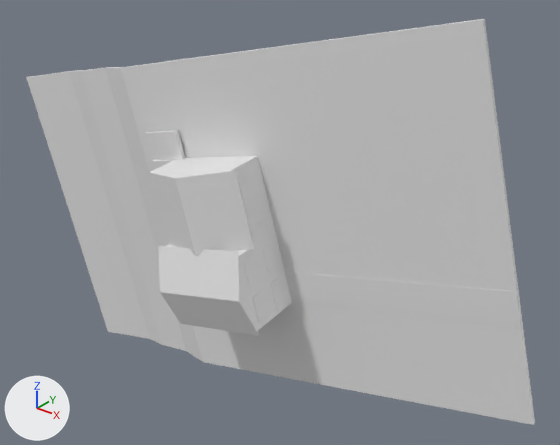
The OBJ model Datasets/NormalizedShapes/Data_sampled_resampled_normalized/House/m439_normalized.obj as it was, and as the next commit left it.
Before and after are seen from a 50 mm camera at (0.746, -0.781, 0.553) aimed at (0.072, 0.063, 0.03). Every picture has the same lights, and +X, +Y and +Z are marked at lower left. The first picture is the older version. Where no turn or scale is listed for an object, it has been applied to the vertices.

The first picture shows 'm439_normalized'.
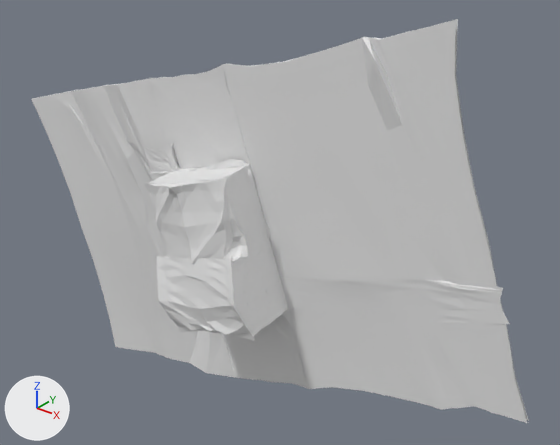
Location of each change, [x1, y1, x2, y2] in pixels of the pictures (560 x 445 px):
'm439_normalized', reshaped
    before: [26, 19, 535, 425]
    after: [31, 19, 529, 423]
part 1 of me_m439_normalized, rebuilt
    before: [383, 19, 535, 425]
    after: [362, 19, 529, 423]
part 2 of me_m439_normalized, rebuilt (not visible before)
    after: [224, 241, 309, 389]
part 3 of me_m439_normalized, rebuilt
    before: [284, 271, 521, 327]
    after: [280, 278, 510, 334]
part 4 of me_m439_normalized, rebuilt
    before: [121, 63, 234, 368]
    after: [118, 78, 236, 378]
part 5 of me_m439_normalized, rebuilt (9% wider)
    before: [240, 236, 286, 330]
    after: [233, 243, 283, 336]
part 6 of me_m439_normalized, rebuilt
    before: [26, 71, 149, 339]
    after: [31, 91, 155, 353]
part 7 of me_m439_normalized, rebuilt
    before: [69, 70, 162, 345]
    after: [71, 89, 167, 358]
part 8 of me_m439_normalized, rebuilt
    before: [167, 244, 249, 257]
    after: [165, 255, 243, 263]
part 9 of me_m439_normalized, rebuilt
    before: [173, 156, 257, 161]
    after: [173, 159, 251, 172]
part 10 of me_m439_normalized, rebuilt
    before: [154, 52, 258, 158]
    after: [148, 65, 250, 169]
part 11 of me_m439_normalized, rebuilt (29% taller)
    before: [151, 159, 251, 172]
    after: [149, 167, 244, 184]
part 12 of me_m439_normalized, rebuilt (10% wider)
    before: [81, 67, 186, 351]
    after: [82, 85, 198, 363]
part 13 of me_m439_normalized, rebuilt
    before: [271, 273, 291, 311]
    after: [266, 280, 287, 317]
part 14 of me_m439_normalized, rebuilt (9% wider)
    before: [270, 232, 292, 307]
    after: [264, 239, 288, 312]
part 15 of me_m439_normalized, rebuilt
    before: [234, 32, 445, 408]
    after: [223, 37, 441, 410]
part 16 of me_m439_normalized, rebuilt
    before: [231, 159, 270, 247]
    after: [223, 168, 264, 253]
part 17 of me_m439_normalized, rebuilt (8% wider)
    before: [105, 67, 203, 362]
    after: [104, 84, 210, 373]
part 18 of me_m439_normalized, rebuilt (12% wider)
    before: [252, 156, 275, 236]
    after: [244, 165, 270, 243]
part 19 of me_m439_normalized, deleted
    before: [147, 171, 267, 336]
part 20 of me_m439_normalized, reshaped
    before: [145, 130, 310, 382]
    after: [142, 143, 271, 341]

The change, as a list of edits to the scene's bpy script:
```text
Change me_m439_normalized:
    remove me_m439_normalized.from_pydata(...)  # 4346 vertices, 8512 faces; spans x -0.498..0.502, y -0.089..0.068, z -0.349..0.38
    add me_m439_normalized.from_pydata(...)  # 9380 vertices, 18588 faces; spans x -0.501..0.499, y -0.092..0.058, z -0.378..0.378
    me_m439_normalized part 1: the loose piece of 98 vertices spanning x 0.254..0.502, y 0.032..0.068, z -0.168..0.38 is rebuilt with 374 vertices and now spans x 0.209..0.499, y 0.014..0.051, z -0.161..0.378
    me_m439_normalized part 2: the loose piece of 98 vertices spanning x -0.067..0.117, y 0.02..0.039, z -0.122..0.033 is rebuilt with 631 vertices and now spans x -0.069..0.157, y 0.016..0.036, z -0.273..0.022
    me_m439_normalized part 3: the loose piece of 98 vertices spanning x 0.105..0.468, y 0.032..0.056, z -0.08..0.054 is rebuilt with 244 vertices and now spans x 0.102..0.458, y 0.024..0.042, z -0.088..0.061
    me_m439_normalized part 4: the loose piece of 98 vertices spanning x -0.202..-0.005, y 0.004..0.037, z -0.279..0.257 is rebuilt with 291 vertices and now spans x -0.214..0.006, y 0.005..0.031, z -0.294..0.231
    me_m439_normalized part 5: the loose piece of 98 vertices spanning x 0.088..0.123, y -0.059..0.02, z -0.087..0.031 is rebuilt with 218 vertices and now spans x 0.082..0.121, y -0.065..0.012, z -0.094..0.02
    me_m439_normalized part 6: the loose piece of 98 vertices spanning x -0.498..-0.252, y 0.026..0.062, z -0.349..0.198 is rebuilt with 253 vertices and now spans x -0.501..-0.217, y 0.031..0.058, z -0.378..0.161
    me_m439_normalized part 7: the loose piece of 98 vertices spanning x -0.377..-0.206, y 0.024..0.062, z -0.32..0.209 is rebuilt with 240 vertices and now spans x -0.383..-0.189, y 0.027..0.058, z -0.343..0.174
    me_m439_normalized part 8: the loose piece of 98 vertices spanning x -0.062..0.096, y -0.069..-0.035, z -0.01..0.031 is rebuilt with 242 vertices and now spans x -0.065..0.088, y -0.072..-0.041, z -0.027..0.021
    me_m439_normalized part 9: the loose piece of 98 vertices spanning x -0.095..0.063, y 0.0..0.037, z 0.107..0.149 is rebuilt with 219 vertices and now spans x -0.102..0.051, y -0.002..0.031, z 0.086..0.139
    me_m439_normalized part 10: the loose piece of 98 vertices spanning x -0.13..0.061, y 0.008..0.03, z 0.111..0.295 is rebuilt with 361 vertices and now spans x -0.152..0.05, y 0.008..0.025, z 0.089..0.276
    me_m439_normalized part 11: the loose piece of 98 vertices spanning x -0.094..0.066, y -0.05..0.01, z 0.106..0.148 is rebuilt with 266 vertices and now spans x -0.101..0.054, y -0.051..0.005, z 0.085..0.134
    me_m439_normalized part 12: the loose piece of 98 vertices spanning x -0.332..-0.139, y 0.023..0.053, z -0.31..0.225 is rebuilt with 235 vertices and now spans x -0.34..-0.076, y 0.022..0.05, z -0.33..0.193
    me_m439_normalized part 13: the loose piece of 98 vertices spanning x 0.104..0.119, y -0.005..0.034, z -0.079..-0.033 is rebuilt with 151 vertices and now spans x 0.101..0.118, y -0.012..0.026, z -0.087..-0.043
    me_m439_normalized part 14: the loose piece of 98 vertices spanning x 0.087..0.118, y 0.015..0.035, z -0.085..0.032 is rebuilt with 146 vertices and now spans x 0.081..0.118, y 0.008..0.026, z -0.093..0.021
    me_m439_normalized part 15: the loose piece of 98 vertices spanning x 0.026..0.38, y 0.018..0.061, z -0.224..0.351 is rebuilt with 381 vertices and now spans x 0.004..0.39, y 0.014..0.046, z -0.228..0.343
    me_m439_normalized part 16: the loose piece of 98 vertices spanning x 0.059..0.094, y -0.04..0.015, z 0.029..0.148 is rebuilt with 231 vertices and now spans x 0.048..0.087, y -0.044..0.008, z 0.018..0.134
    me_m439_normalized part 17: the loose piece of 98 vertices spanning x -0.264..-0.075, y 0.004..0.052, z -0.293..0.24 is rebuilt with 236 vertices and now spans x -0.274..-0.05, y 0.005..0.05, z -0.311..0.211
    me_m439_normalized part 18: the loose piece of 98 vertices spanning x 0.058..0.09, y 0.01..0.042, z 0.031..0.149 is rebuilt with 181 vertices and now spans x 0.047..0.084, y 0.002..0.035, z 0.019..0.135
    me_m439_normalized part 19: 10 loose pieces with 916 vertices, spanning x -0.099..0.125, y -0.089..0.024, z -0.133..0.149, are deleted
    me_m439_normalized part 20: 2 vertices moved within x -0.103..-0.093, y 0.006..0.009, z 0.094..0.111; 880 vertices removed from x -0.155..0.151, y -0.053..0.047, z -0.262..0.159; 2670 vertices added at x -0.163..0.124, y -0.092..0.018, z -0.146..0.138
    other edits to the shape of me_m439_normalized do not show in these pictures
```
